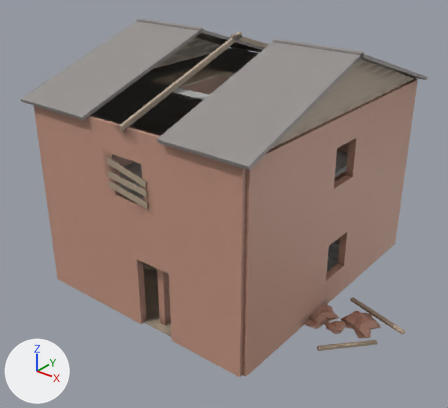
The glTF model jogo/assets/ruinas/casa_r3.glb, before and after one commit.
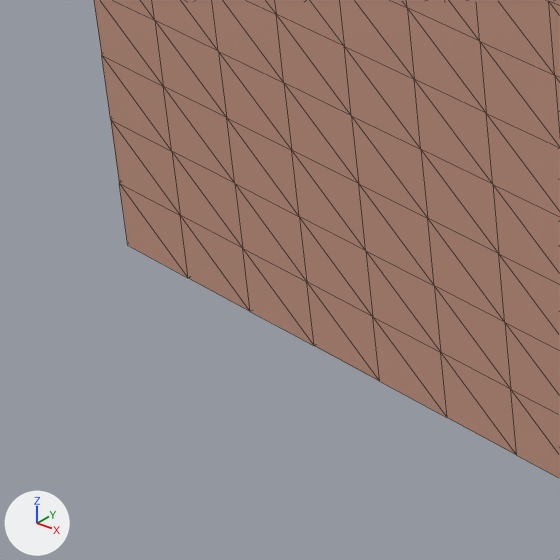
The first picture shows the older version from a camera (50 mm lens) standing at (11.28, -14.68, 11.08) and looking at (0.4, -1.09, 2.65). The close-ups show the older and then the newer version on the part from 8% to 28% of the width and 59% to 81% of the height of that picture. Only the edits that show in the close-ups are written down. The axes (+X, +Y, +Z) are drawn at lower left. The lights are the same throughout. The close-ups show mesh edges as thin lines. Objects named as collision shapes, trigger or cutter boxes, shadow casters or lower levels of detail are left out. Where no turn or scale is listed for an object, it has been applied to the vertices.

In view in the first close-up: 'ext0_0'.
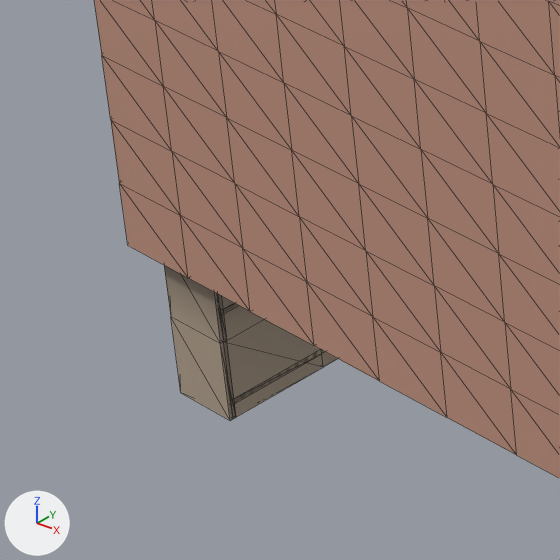
Where the change shows, as pixel boxes [x1, y1, x2, y2] in the close-ups (560 x 560 px):
```json
{"object": "estante", "change": "added", "after": [164, 265, 337, 420]}
```

The change, as JSON lines over the scene's bpy script:
```json
{"op": "add", "block": "mat_papelao", "code": ["mat_papelao = bpy.data.materials.new('papelao')", "# nodes: BsdfPrincipled, Mix, OutputMaterial, VertexColor", "# colours: beige #c4b399, mixed with the vertex colours"]}
{"op": "add", "block": "me_e", "code": ["me_e = bpy.data.meshes.new('e')", "me_e.from_pydata(...)  # 150 vertices, 256 faces; spans x -0.2..0.2, y -1.22..0.02, z -0.95..1.0", "# faces by material slot: [208, 48]", "me_e.materials.append(mat_madeira)", "me_e.materials.append(mat_papelao)"]}
{"op": "add", "block": "ob_estante", "code": ["ob_estante = bpy.data.objects.new('estante', me_e)", "ob_estante.location = (-3.39, -3.3, 0.06)"]}
```
